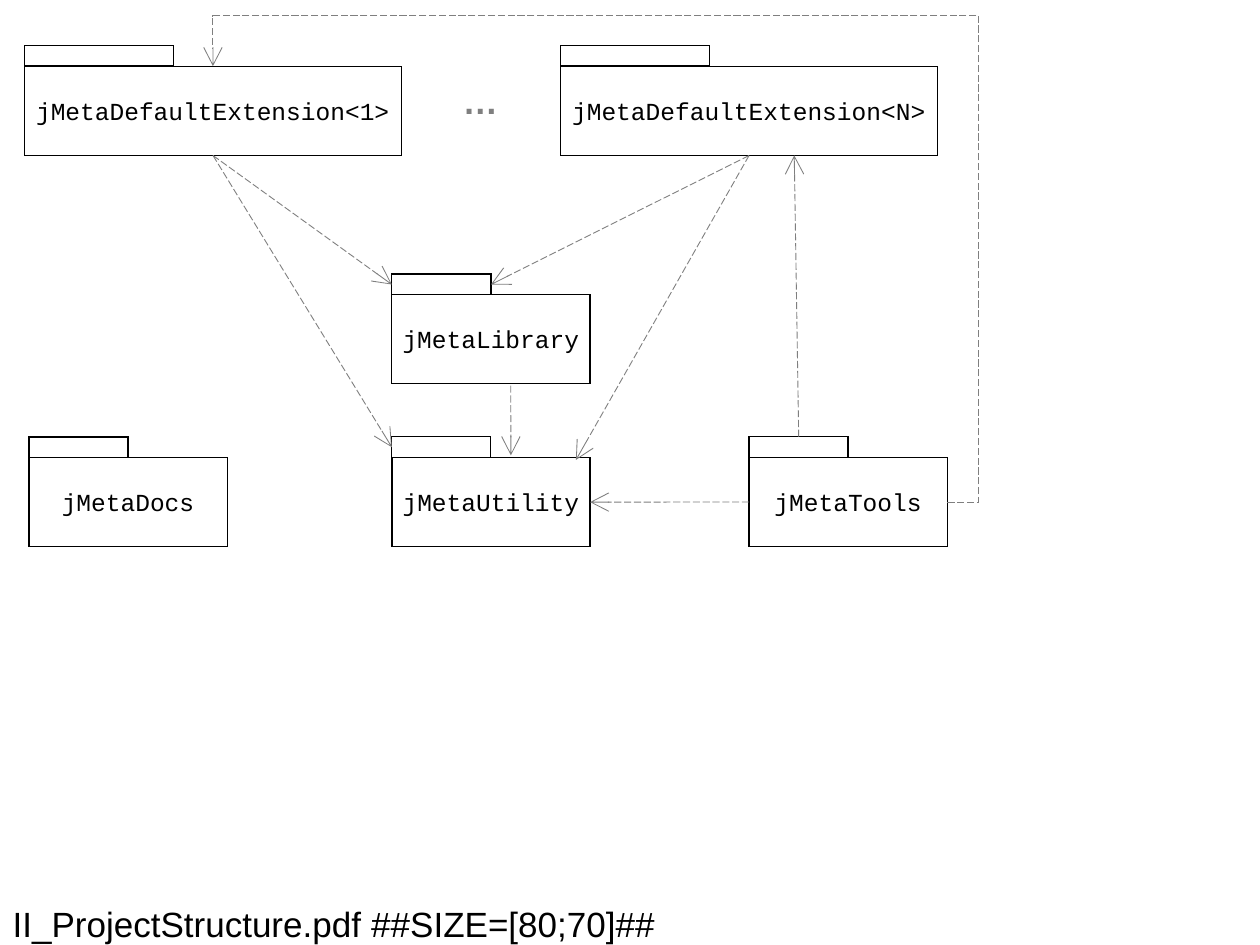
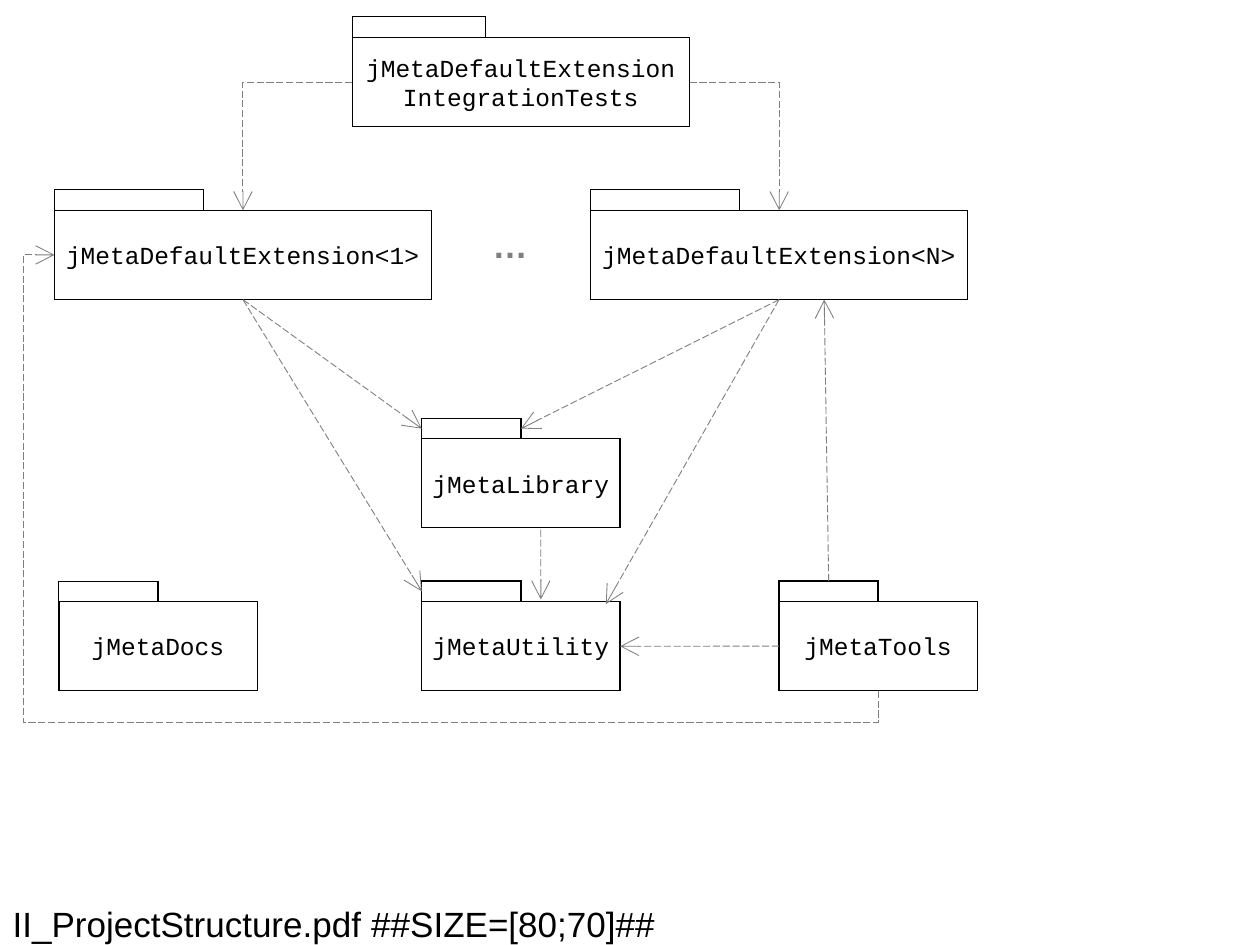
Before and after one commit to jebbard/jMeta, a slide deck: slide 14 of jMetaDocs/DesignConcept/figures/FiguresTotal.ppt. Drawn at 1260x945 pixels with LibreOffice and Linux fonts; fonts in the diff are those of the drawing. Boxes give left, top, right and bottom in pixels: in the first picture for what was removed or moved away, otherwise in the second. Text is boxed around its words. In the diff, an @@ line names an element or a change of style, - is before the commit and + after.

```diff
--- a/jMetaDocs/DesignConcept/figures/FiguresTotal.ppt
+++ b/jMetaDocs/DesignConcept/figures/FiguresTotal.ppt
@@ rectangle added at (353,16,486,37), outline #000000 0.74 pt @@
@@ rectangle added at (353,38,690,127), outline #000000 0.74 pt, 14 pt, text #000000 @@
+jMetaDefaultExtension
+IntegrationTests
@@ elbow arrow added from (353, 82) to (243, 210), #7F7F7F 0.51 pt dashed @@
@@ elbow arrow added from (689, 82) to (779, 210), #7F7F7F 0.51 pt dashed @@
@@ arrow removed from (213, 155) to (392, 285) @@
@@ elbow arrow moved from (948, 501) - (213, 67) to (878, 690) - (54, 255) @@
@@ arrow moved from (213, 155) - (392, 447) to (243, 300) - (422, 428) @@
@@ arrow added from (243, 300) to (422, 591), #7F7F7F 0.51 pt dashed @@
@@ rectangle: place and size @@
-rectangle at (392,437,491,457)
+rectangle at (422,418,522,438)
@@ 10 rectangles, 5 arrows, 1 text: place and size @@
-10 rectangles, 5 arrows, 1 text at (24,45,946,547)
+10 rectangles, 5 arrows, 1 text at (54,190,976,690)
@@ rectangle: place and size @@
-rectangle at (392,275,491,295)
+rectangle at (422,581,522,601)
```
Also in this commit, not shown: 3 other slides changed, 1 slide added, 1 slide removed, 51 other files.
